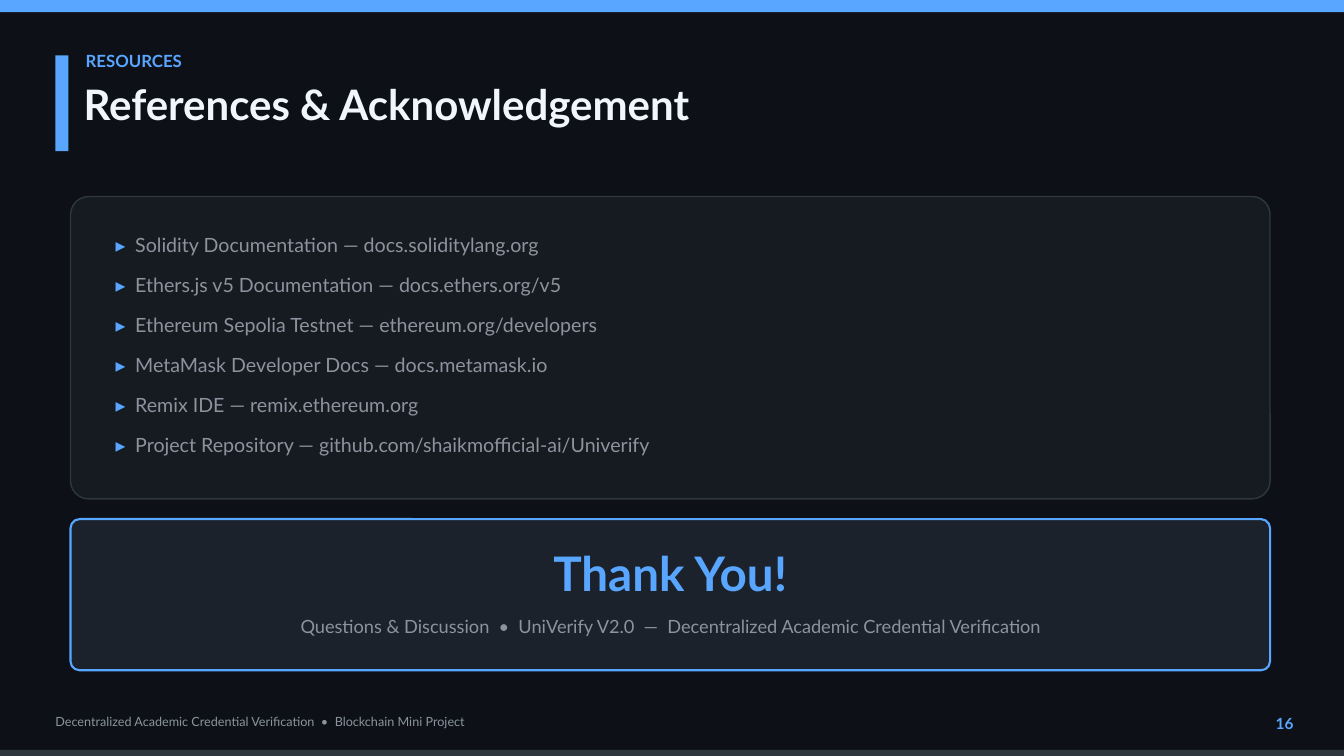
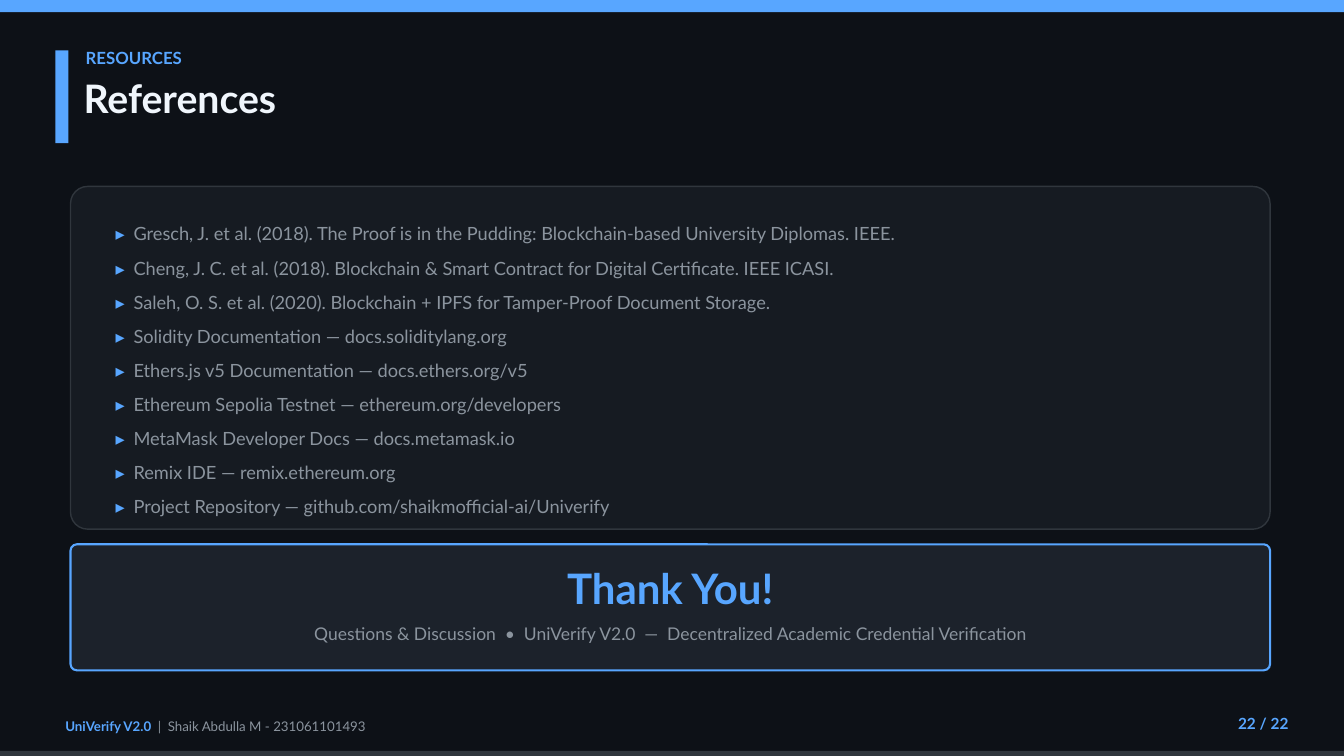
Before and after one commit to shaikmofficial-ai/Univerify, a slide deck: slide 22 of UniVerify_Final_Presentation.pptx (slide 16 before the commit). Drawn at 1344x756 pixels with LibreOffice and Linux fonts; fonts in the diff are those of the drawing. Boxes give left, top, right and bottom in pixels: in the first picture for what was removed or moved away, otherwise in the second. Text is boxed around its words. In the diff, an @@ line names an element or a change of style, - is before the commit and + after.

Commit message:
Restructure presentation: 22-slide academic format with 7 UML diagrams, comparative chart, and custom footer

```diff
--- a/UniVerify_Final_Presentation.pptx
+++ b/UniVerify_Final_Presentation.pptx
@@ rectangle: place and size @@
-rectangle at box(55, 55, 69, 151)
+rectangle at box(55, 50, 69, 143)
@@ text at box(84, 84, 277, 114): text changed; size 30 to 28 pt @@
-References & Acknowledgement
+References
@@ rounded rectangle: place and size @@
-rounded rectangle at box(71, 197, 1270, 499)
+rounded rectangle at box(71, 187, 1270, 529)
@@ rounded rectangle at box(71, 187, 1270, 529): proportions changed @@
@@ text "▸ Gresch, J. et al. ...": place and size @@
-text "▸ Gresch, J. et al. ..." at box(135, 237, 649, 456)
+text "▸ Gresch, J. et al. ..." at box(134, 226, 895, 516)
@@ text at box(134, 226, 895, 312): paragraphs added @@
+▸ Gresch, J. et al. (2018). The Proof is in the Pudding: Blockchain-based University Diplomas. IEEE.
+▸ Cheng, J. C. et al. (2018). Blockchain & Smart Contract for Digital Certificate. IEEE ICASI.
+▸ Saleh, O. S. et al. (2020). Blockchain + IPFS for Tamper-Proof Document Storage.
@@ text at box(134, 329, 610, 516): size 14 to 13 pt in "▸ Solidity Documentation — docs.soliditylang.org", "▸ Ethers.js v5 Documentation — docs.ethers.org/v5", "▸ Ethereum Sepolia Testnet — ethereum.org/developers", "▸ MetaMask Developer Docs — docs.metamask.io" and 2 more places; less space between paragraphs @@
@@ text "Thank You!": place and size @@
-text "Thank You!" at box(553, 555, 787, 592)
+text "Thank You!" at box(567, 573, 773, 605)
@@ text "Thank You!" at box(567, 573, 773, 605): size 34 to 30 pt @@
@@ rounded rectangle at box(71, 544, 1270, 670): proportions changed @@
@@ rounded rectangle: place and size @@
-rounded rectangle at box(71, 519, 1270, 670)
+rounded rectangle at box(71, 544, 1270, 670)
@@ text "Questions & Discussion • UniVerify ...": place and size @@
-text "Questions & Discussion • UniVerify ..." at box(301, 619, 1041, 636)
+text "Questions & Discussion • UniVerify ..." at box(314, 627, 1027, 643)
@@ text "Questions & Discussion • UniVerify ..." at box(314, 627, 1027, 643): size 13 to 12.5 pt @@
@@ text at box(1238, 717, 1289, 729): text changed @@
-16
+22 / 22
@@ text at box(65, 721, 365, 734): text changed; size 9 to 9.5 pt @@
-Decentralized Academic Credential Verification • Blockchain Mini Project
+UniVerify V2.0 | Shaik Abdulla M - 231061101493
```
Also in this commit, not shown: 3 other slides changed, 18 slides added, 12 slides removed, 1 other file.
